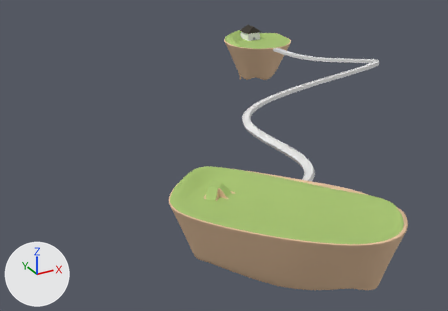
The FBX model Assets/FBX/level_geometry/1-1_isle.fbx: old version first, new version second.
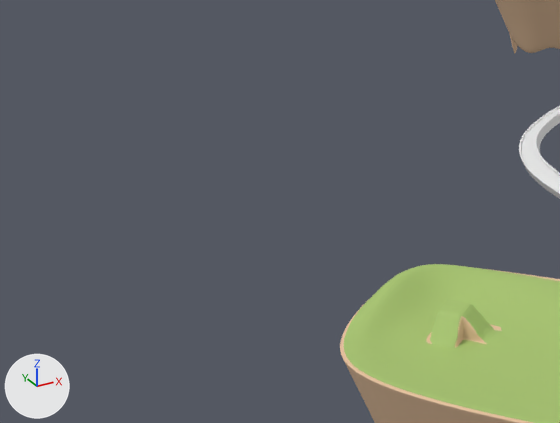
Old and new are each drawn whole from a camera (50 mm lens) standing at (-344.0, -552.0, 153.0) and looking at (-135.0, -172.0, -37.0) and again close up on the part from 6% to 58% of the width and 19% to 74% of the height. The lights are fixed; the arrows at lower left show +X, +Y and +Z. Where no turn or scale is listed for an object, it has been applied to the vertices.

Objects in the first close-up: 'Isle 1', 'Isle 2', 'Track 1 - Road'.
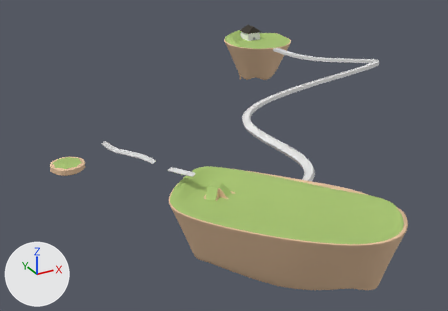
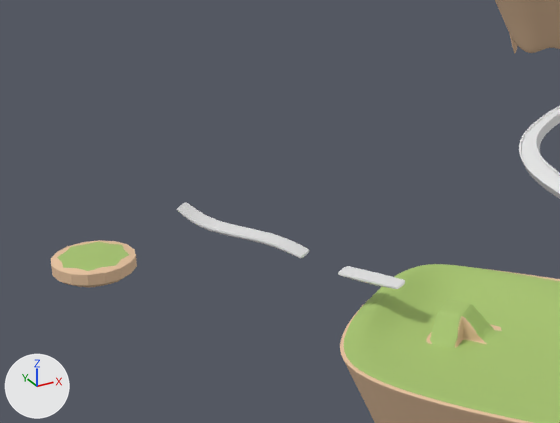
Commit message: Added third small isle

What differs and where, as boxes (x1, y1, x2, y2) in the close-ups (560 x 423 px):
'Cylinder', added
    after: (51, 240, 137, 287)
    faces in mat_grass (green #a9c66f): (57, 242, 129, 271)
    faces in mat_grass2dirt (beige #e7c39f): (51, 240, 136, 279)
    faces in mat_dirt (beige #e7c39f): (52, 260, 137, 287)
'Cube', added
    after: (177, 202, 310, 259)
'Cube.001', added
    after: (338, 266, 405, 289)

The edits, one by one:
Mesh me_cube_006 is new.
It has 226 vertices, 224 faces and spans x -11.6..11.8, y -13.5..13.2, z -3.5..4.2.
Mesh me_cylinder_003_1 is new.
It has 82 vertices, 80 faces and spans x -10.0..10.0, y -10.0..10.0, z -2.7..2.7.
Faces by material slot: [8, 40, 32].
It uses material mat_grass (green #a9c66f).
It uses material mat_dirt (beige #e7c39f).
It uses material mat_grass2dirt (beige #e7c39f).
Mesh me_cube_008 is new.
It has 98 vertices, 96 faces and spans x -6.18..6.42, y -7.04..6.76, z -0.88..1.12.
Object 'Cube' (ob_cube) is new; it shows me_cube_006.
Its location is (-238.5, -250.4, 15.9).
Object 'Cylinder' (ob_cylinder) is new; it shows me_cylinder_003_1.
Its location is (-265.4, -220.1, 1.2).
Object 'Cube.001' (ob_cube_001) is new; it shows me_cube_008.
Its location is (-217.9, -274.7, 9.5).
